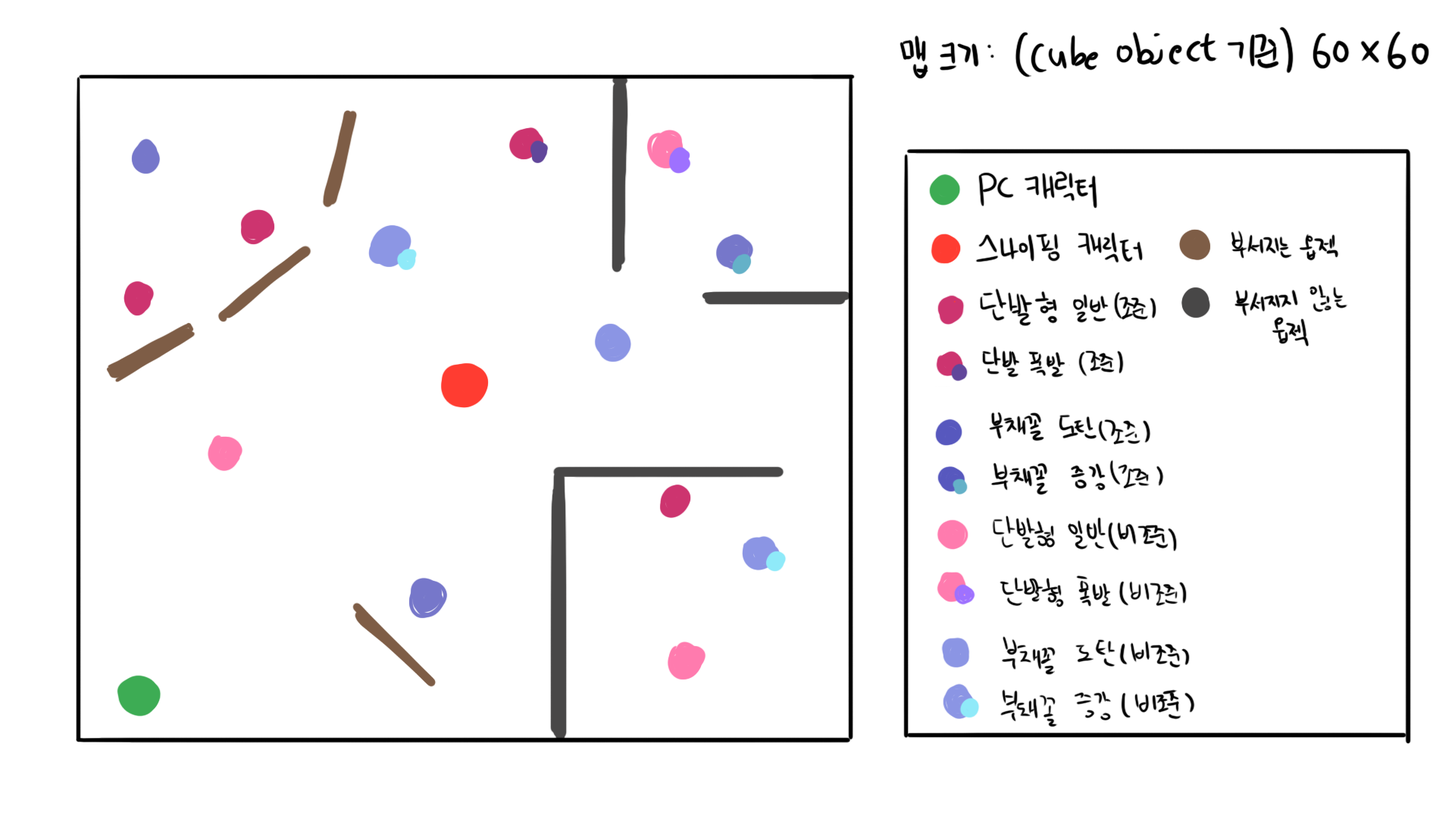
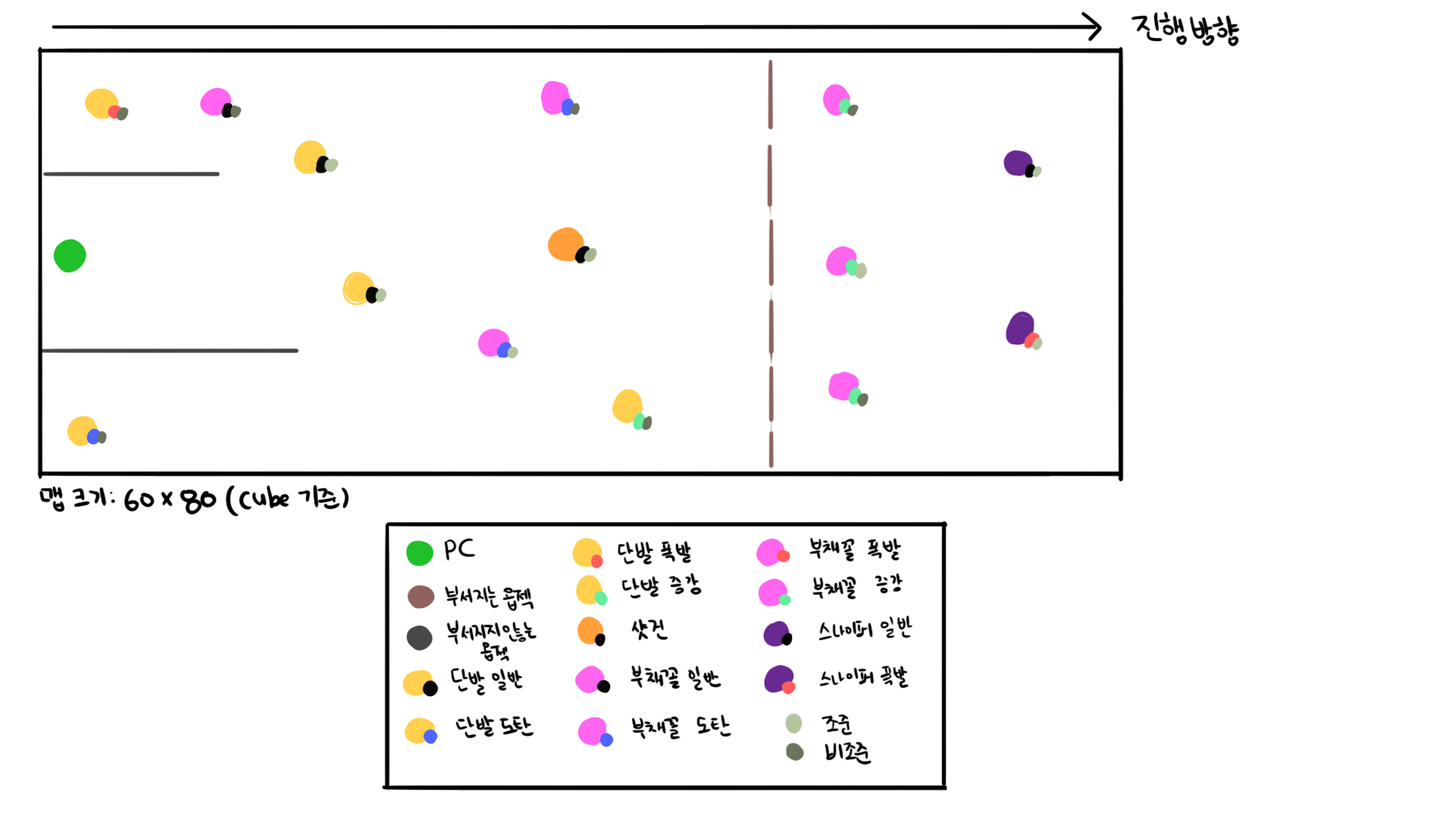
The second 1455px x 819px image is a revision of the first. Changes to its layers:
painted on "메인" over [37, 11, 1431, 791]
removed layer "pc" over [116, 674, 162, 717]
removed layer "조준형 적" over [122, 126, 957, 619]
removed layer "비조준형 적" over [206, 128, 787, 680]
removed layer "부서지는 오브젝트" over [106, 75, 852, 742]
removed layer "색" over [929, 173, 1212, 719]
added layer "PC" above "npc" over [53, 238, 88, 273]
added layer "npc" above "색 설명" over [40, 59, 1044, 469]
added layer "색 설명" above "배경" over [401, 537, 805, 762]
